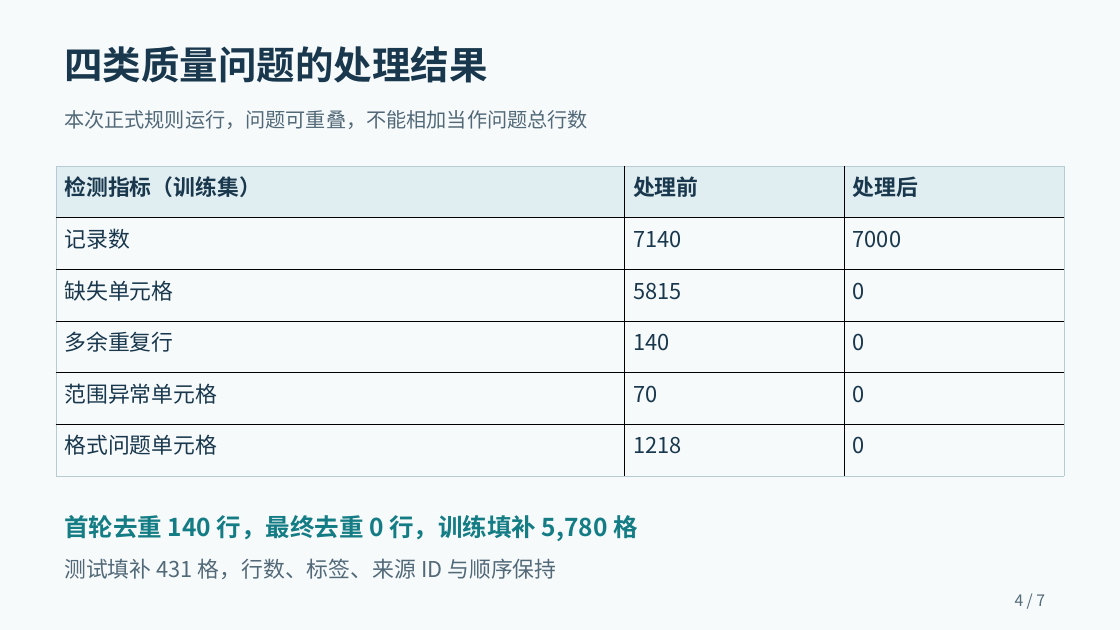
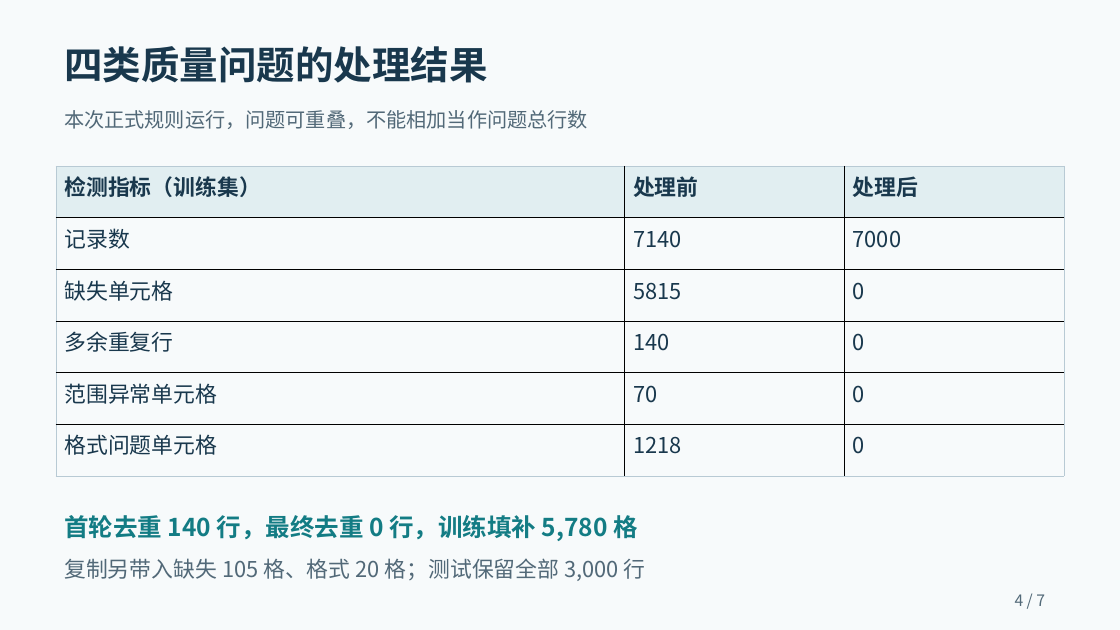
Before and after one commit to 2026-XJTU-UG-DM-Assignment-10/data_agent_course, a slide deck: slide 4 of docs/presentation.pptx. Drawn at 1120x630 pixels with LibreOffice and Linux fonts; fonts in the diff are those of the drawing. Boxes give left, top, right and bottom in pixels: in the first picture for what was removed or moved away, otherwise in the second. Text is boxed around its words. In the diff, an @@ line names an element or a change of style, - is before the commit and + after.

```diff
--- a/docs/presentation.pptx
+++ b/docs/presentation.pptx
@@ text at [64,558,646,581]: text changed @@
-测试填补 431 格，行数、标签、来源 ID 与顺序保持
+复制另带入缺失 105 格、格式 20 格；测试保留全部 3,000 行
```
Also in this commit, not shown: 3 other slides changed, 16 other files.
